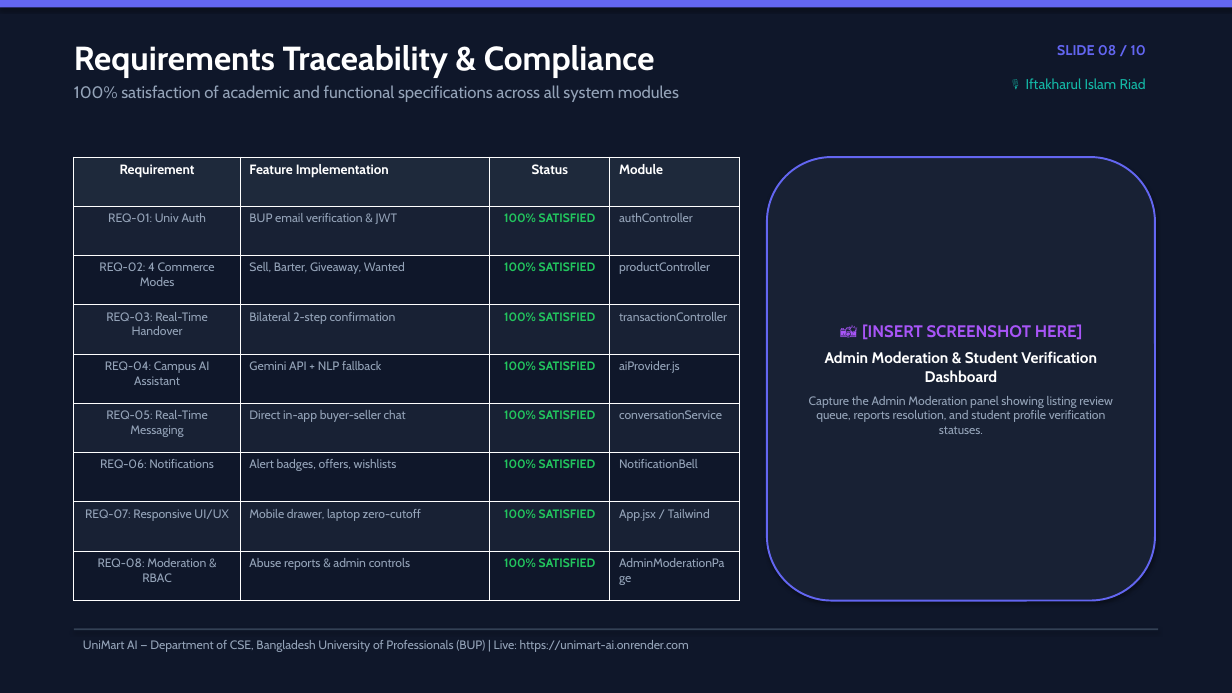
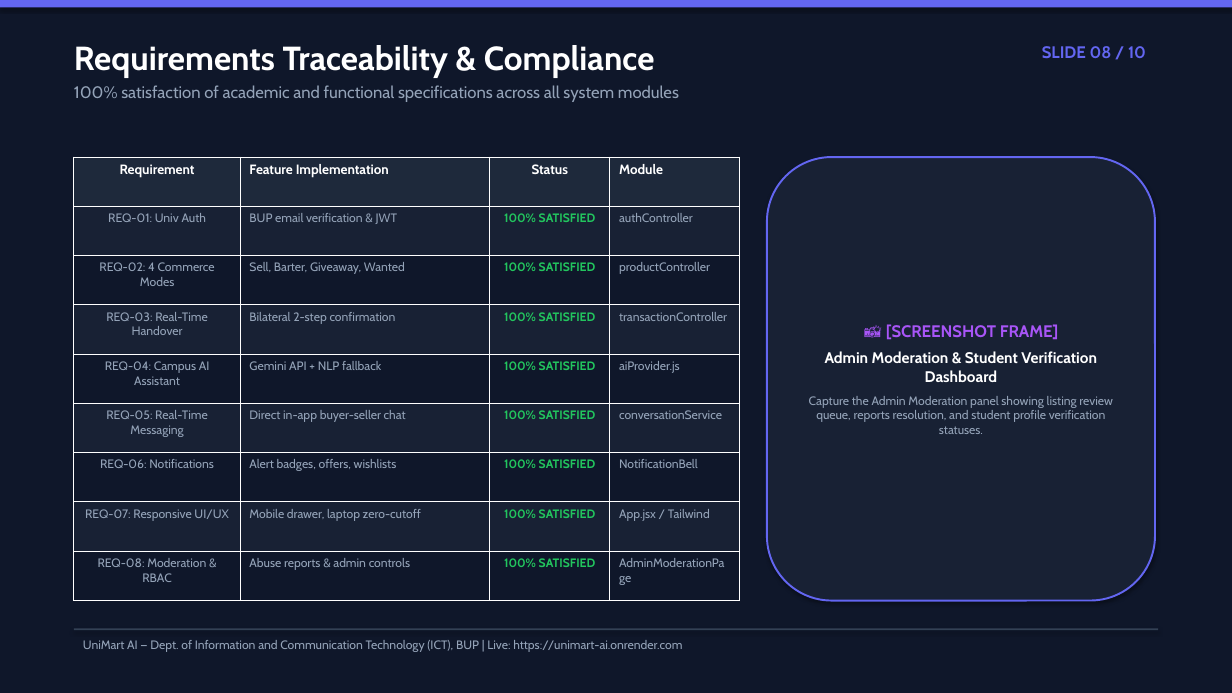
Before and after one commit to Delwar2004/unimart-ai, a slide deck: slide 8 of UniMart_AI_Defense_Presentation.pptx. Drawn at 1232x693 pixels with LibreOffice and Linux fonts; fonts in the diff are those of the drawing. Boxes give left, top, right and bottom in pixels: in the first picture for what was removed or moved away, otherwise in the second. Text is boxed around its words. In the diff, an @@ line names an element or a change of style, - is before the commit and + after.

Commit message:
Update department to ICT and remove presenter names from slide headers

```diff
--- a/UniMart_AI_Defense_Presentation.pptx
+++ b/UniMart_AI_Defense_Presentation.pptx
@@ text "SLIDE 08 / 10": place and size @@
-text "SLIDE 08 / 10" at (1026,45,1146,89)
+text "SLIDE 08 / 10" at (1042,46,1146,59)
@@ text "SLIDE 08 / 10" at (1042,46,1146,59): size 11 to 13 pt @@
@@ text at (1026,78,1146,89): paragraph removed @@
-🎙️ Iftakharul Islam Riad
@@ text at (886,324,1058,340): text changed @@
-📸 [INSERT SCREENSHOT HERE]
+📸 [SCREENSHOT FRAME]
@@ text at (83,640,682,652): text changed @@
-UniMart AI — Department of CSE, Bangladesh University of Professionals (BUP) | Live: https://unimart-ai.onrender.com
+UniMart AI — Dept. of Information and Communication Technology (ICT), BUP | Live: https://unimart-ai.onrender.com
```
Also in this commit, not shown: 9 other slides changed, 1 other file.
